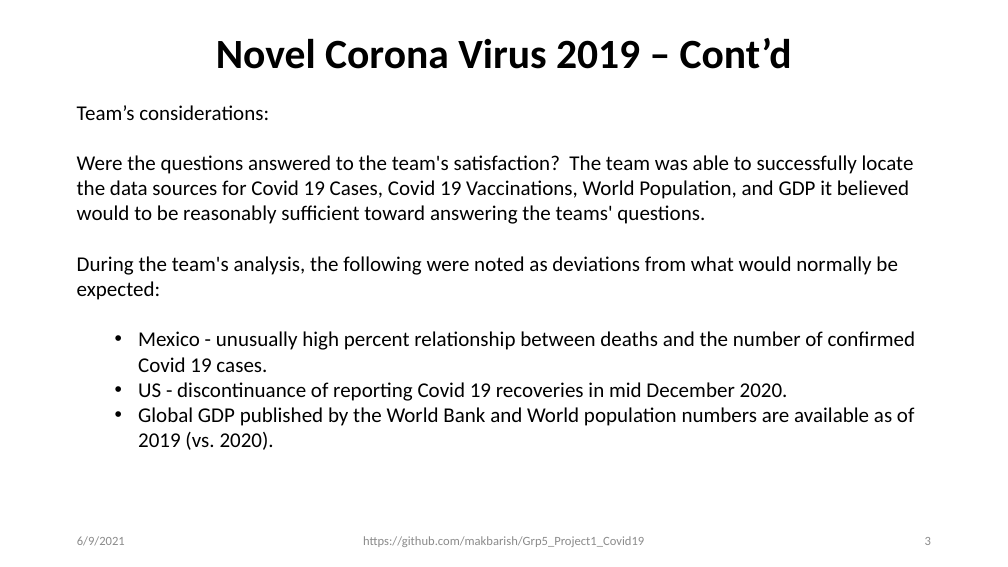
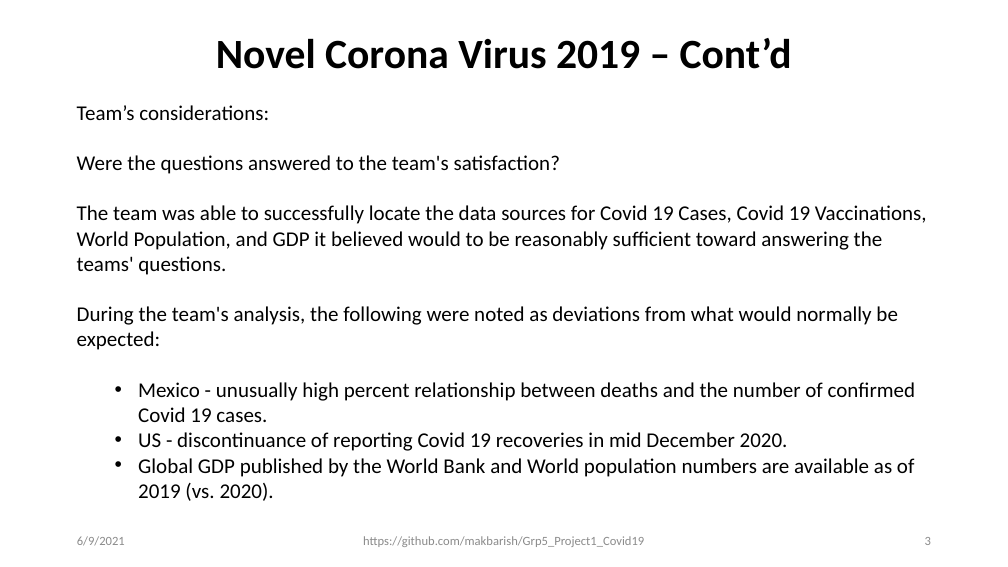
Before and after one commit to makbarish/Grp5_Project1_Covid19, a slide deck: slide 3 of Clay/Novel_Corona_Virus_2019_v3.pptx. Drawn at 1008x567 pixels with LibreOffice and Linux fonts; fonts in the diff are those of the drawing. Boxes give left, top, right and bottom in pixels: in the first picture for what was removed or moved away, otherwise in the second. Text is boxed around its words. In the diff, an @@ line names an element or a change of style, - is before the commit and + after.

Commit message:
ppt

```diff
--- a/Clay/Novel_Corona_Virus_2019_v3.pptx
+++ b/Clay/Novel_Corona_Virus_2019_v3.pptx
@@ text at <box>77,155,927,275</box>: text changed @@
-Were the questions answered to the team's satisfaction? The team was able to successfully locate the data sources for Covid 19 Cases, Covid 19 Vaccinations, World Population, and GDP it believed would to be reasonably sufficient toward answering the teams' questions.
+Were the questions answered to the team's satisfaction?
+The team was able to successfully locate the data sources for Covid 19 Cases, Covid 19 Vaccinations, World Population, and GDP it believed would to be reasonably sufficient toward answering the teams' questions.
```
Also in this commit, not shown: 3 other slides changed, 1 other file.
